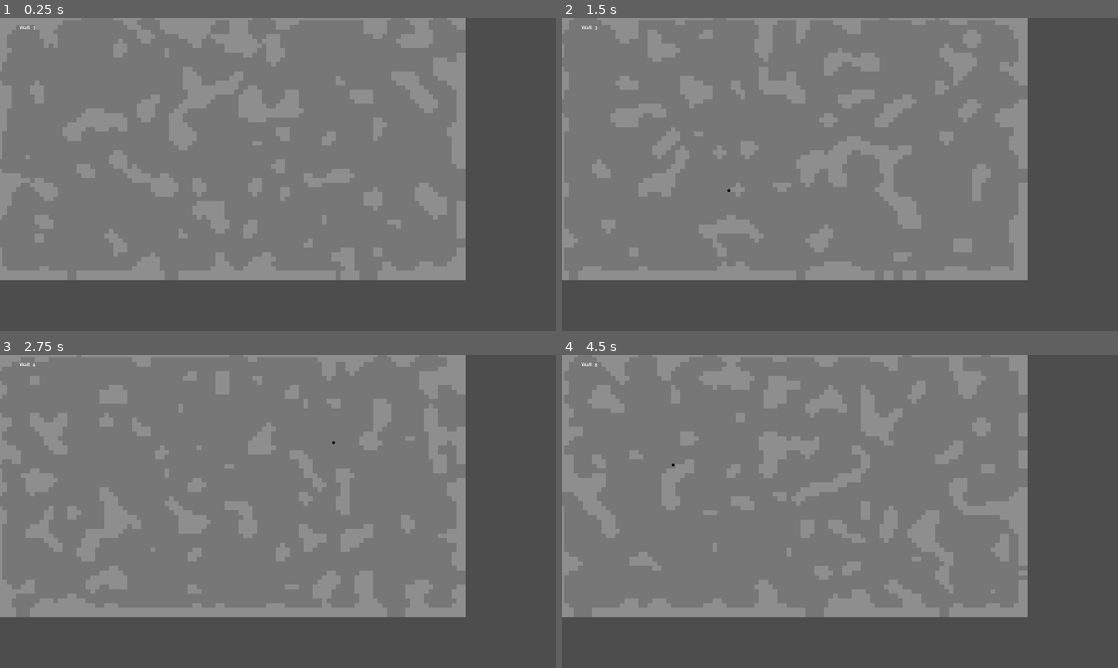
Above: before the commit, frames 1-4 (two rows, left to right).
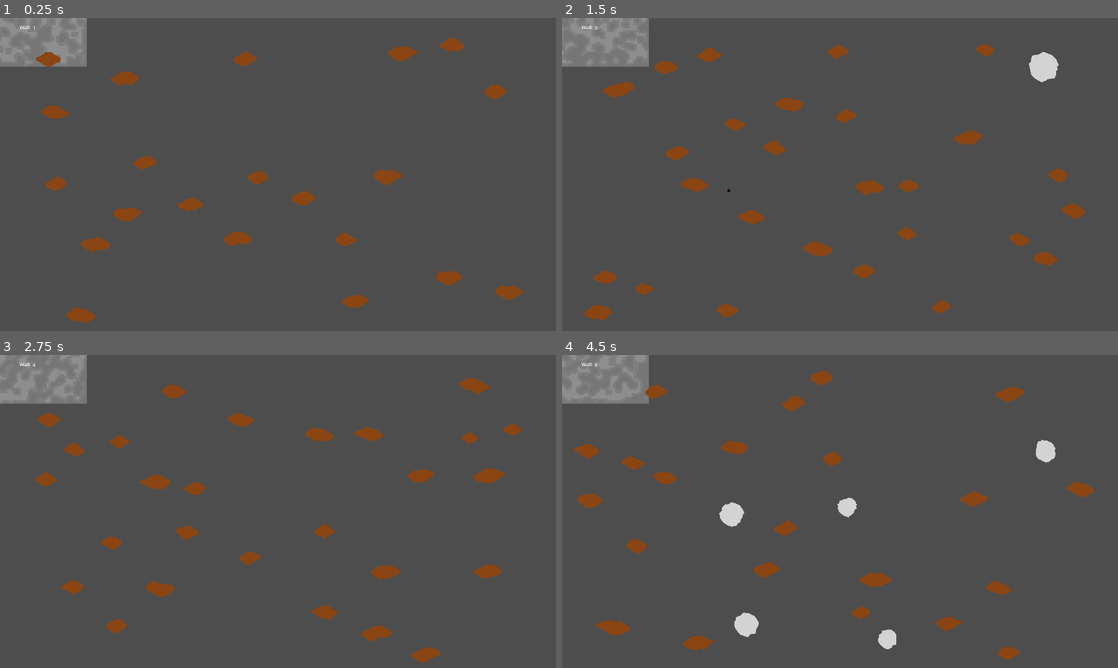
Above: after the commit, the same moments.

Repository: BrodeyYendall/MiningGameGodot
Game: Godot game, scene res://game.tscn
Same seed, same stepped clock (60 frames per second), same inputs: the game is played once before the commit and once after it.
Inputs (mouse positions are in pixels of both pictures, inside the frame that each line leads up to):
- Up to frame 1 (0.25 s): no input
- Up to frame 2 (1.5 s): tap Enter at 0.5, 0.6 s; move the mouse to (962, 158) at 0.52 s; click (962, 158) at 0.67 s; tap Space at 0.77, 1.25 s; move the mouse to (728, 190) at 1.27 s; tap Tab at 1.35 s; click (728, 190) at 1.42 s
- Up to frame 3 (2.75 s): tap Space at 1.52 s; tap Enter at 2, 2.1 s; move the mouse to (333, 442) at 2.02 s; click (333, 442) at 2.17 s
- Up to frame 4 (4.5 s): tap Space at 2.75, 3.02, 3.77, 4.25 s; move the mouse to (812, 574) at 2.77 s; tap Tab at 2.85, 4.35 s; click (812, 574) at 2.92 s; tap Enter at 3.5, 3.6 s; move the mouse to (1006, 558) at 3.52 s; click (1006, 558) at 3.67 s; move the mouse to (673, 464) at 4.27 s; click (673, 464) at 4.42 s

The runs differ from the first frame. In frame 1, 68% of the frame differs, in the area x 0-95%, y 0-98%; in frame 2, 69%; in frame 3, 69%; in frame 4, 69%, in the area x 0-96%, y 0-98%.
Error before the commit: Invalid access to property or key 'levels' on a base object of type 'Nil'. (res://ores/ore_generator.gd:35)

Commit message:
Changed background generation to a texture instead of tile map

Diff:
--- a/background.gd
+++ b/background.gd
@@ -1,19 +1,13 @@
-extends TileMap
+extends Sprite2D
 
-var ROCK_TYPE_THRESHOLDS = {
-	1: 0,
-	30: 1,
-	60: 2
+@export var ROCK_COLORS = {
+	1: [Color(0.557, 0.557, 0.557), Color(0.498, 0.498, 0.498), Color(0.466, 0.466, 0.466)]
 }
-var current_rock_type = 0
+
+var current_rock_colors = 0
 
 func _on_wall_generate_background(wall_count: int):
-	if wall_count in ROCK_TYPE_THRESHOLDS:
-		current_rock_type = ROCK_TYPE_THRESHOLDS[wall_count]
-
-	var noise = FastNoiseLite.new()
-	noise.set_seed(randi())
-	noise.set_noise_type(FastNoiseLite.TYPE_SIMPLEX_SMOOTH)
+	current_rock_colors = ROCK_COLORS[1] # TODO Do this properly by handling this object being reset
 
 	var window_size = get_viewport().size / 8
 	var map: Array = create_background_matrix(window_size.x, window_size.y)
@@ -21,32 +15,41 @@
 	for x in range(window_size.x):
 		for y in range(window_size.y):
 			var rand = randf()
-			if rand >= 0.60:
+			if rand >= 0.55:
 				map[y][x] = 1
 			else:
 				map[y][x] = 0
 
-	for iteration in range(3):
+	for iteration in range(2):
 		var updated_map = create_background_matrix(window_size.x, window_size.y)
 		for x in range(window_size.x):
 			for y in range(window_size.y):
 				var sum = get_tile_sum(map, x, y, window_size.x, window_size.y)
 
-				var atlasTarget: Vector2
 				if sum <= 4:
 					updated_map[y][x] = 0
 				else:
 					updated_map[y][x] = 1
 		map = updated_map
 
+
+	var image = Image.create(window_size.x, window_size.y, false, Image.FORMAT_RGBA8)
 	for x in range(window_size.x):
 		for y in range(window_size.y):
-			var atlasTarget: Vector2
-			if map[y][x] == 0:
-				atlasTarget = Vector2(1, current_rock_type)
+			var sum = get_tile_sum(map, x, y, window_size.x, window_size.y)
+
+			var color: Color
+			if sum <= 4:
+				if sum >= 1:
+					color = current_rock_colors[1]
+				else:
+					color = current_rock_colors[0]
 			else:
-				atlasTarget = Vector2(0, current_rock_type)
-			set_cell(0, Vector2(x, y), 0, atlasTarget)
+				color = current_rock_colors[2]
+
+			image.set_pixel(x, y, color)
+	texture = ImageTexture.create_from_image(image)
+	texture_filter = CanvasItem.TextureFilter.TEXTURE_FILTER_NEAREST # Changes sprite scaling to stop the texture becoming blurry
 
 func get_tile_sum(map:Array, x: int, y:int, width: int, height: int):
 	var sum = 0
--- a/wall.tscn
+++ b/wall.tscn
@@ -1,30 +1,16 @@
-[gd_scene load_steps=8 format=3 uid="uid://dkkjnrvv1puwq"]
+[gd_scene load_steps=6 format=3 uid="uid://dkkjnrvv1puwq"]
 
 [ext_resource type="Script" path="res://wall.gd" id="1_bc856"]
-[ext_resource type="Texture2D" uid="uid://wlxpbk2fl55k" path="res://gray_rock_tiles.png" id="2_gfq23"]
 [ext_resource type="Script" path="res://background.gd" id="3_hyv85"]
 [ext_resource type="Script" path="res://cutout/cutout_queue.gd" id="4_agkfe"]
+[ext_resource type="Resource" uid="uid://by2xncyvekmvm" path="res://game_data/ore_spawn_levels.tres" id="5_bqbj5"]
 [ext_resource type="Script" path="res://ores/ore_generator.gd" id="5_ce6x1"]
-
-[sub_resource type="TileSetAtlasSource" id="TileSetAtlasSource_bhxh1"]
-texture = ExtResource("2_gfq23")
-texture_region_size = Vector2i(32, 32)
-0:0/0 = 0
-1:0/0 = 0
-0:1/0 = 0
-1:1/0 = 0
-0:2/0 = 0
-1:2/0 = 0
-
-[sub_resource type="TileSet" id="TileSet_b2j44"]
-sources/0 = SubResource("TileSetAtlasSource_bhxh1")
 
 [node name="wall" type="Node2D"]
 script = ExtResource("1_bc856")
 
-[node name="background" type="TileMap" parent="."]
-tile_set = SubResource("TileSet_b2j44")
-format = 2
+[node name="background" type="Sprite2D" parent="."]
+scale = Vector2(6, 6)
 script = ExtResource("3_hyv85")
 
 [node name="hole_holder" type="Node2D" parent="."]
@@ -35,6 +21,7 @@
 
 [node name="ore_generator" type="Node2D" parent="."]
 script = ExtResource("5_ce6x1")
+levels = ExtResource("5_bqbj5")
 
 [node name="cutout_queue" type="Node2D" parent="."]
 script = ExtResource("4_agkfe")
